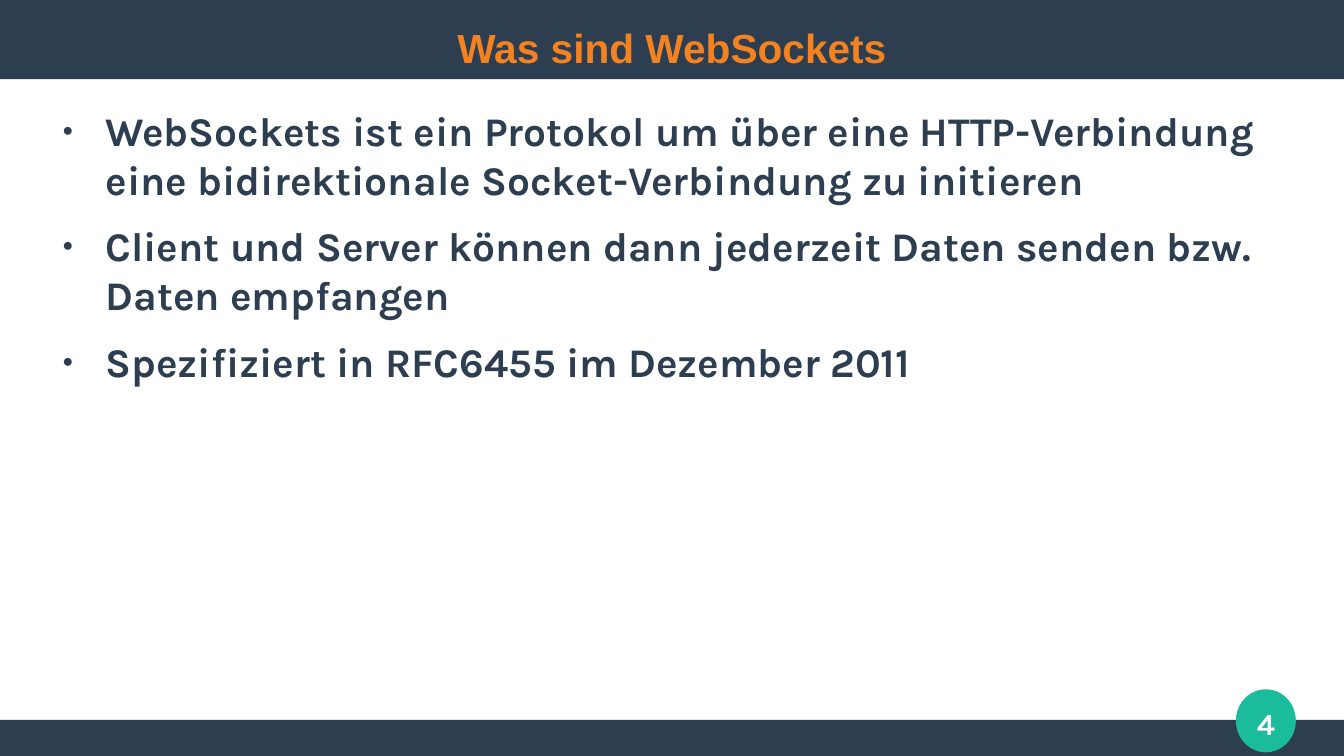
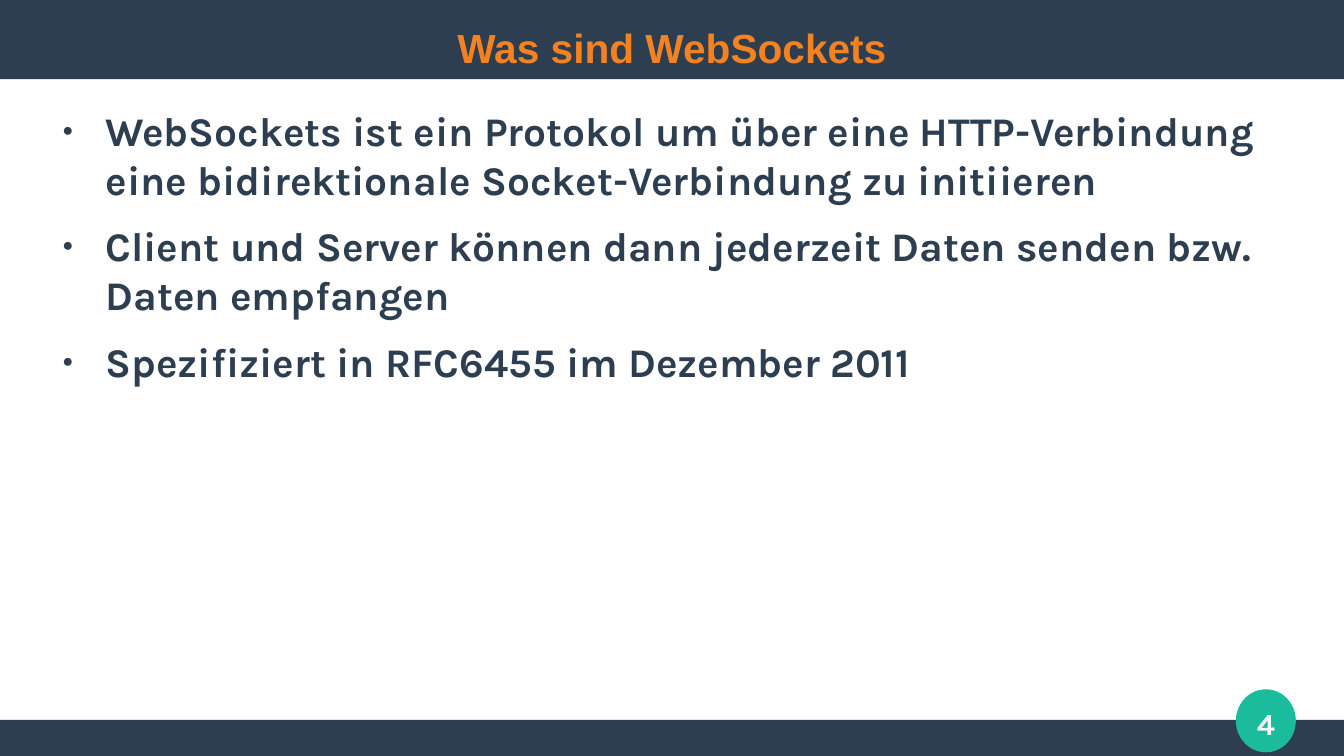
Before and after one commit to ghandmann/HS-AlbSig-WebAnwendungen2, a slide deck: slide 4 of Kapitel/09_WebSockets.odp. Drawn at 1344x756 pixels with LibreOffice and Linux fonts; fonts in the diff are those of the drawing. Boxes give left, top, right and bottom in pixels: in the first picture for what was removed or moved away, otherwise in the second. Text is boxed around its words. In the diff, an @@ line names an element or a change of style, - is before the commit and + after.

```diff
--- a/Kapitel/09_WebSockets.odp
+++ b/Kapitel/09_WebSockets.odp
@@ text at (x1=106, y1=117, x2=1254, y2=205): text changed @@
-● WebSockets ist ein Protokol um über eine HTTP-Verbindung eine bidirektionale Socket-Verbindung zu initieren
+● WebSockets ist ein Protokol um über eine HTTP-Verbindung eine bidirektionale Socket-Verbindung zu initiieren
```
Also in this commit, not shown: 3 other slides changed.
